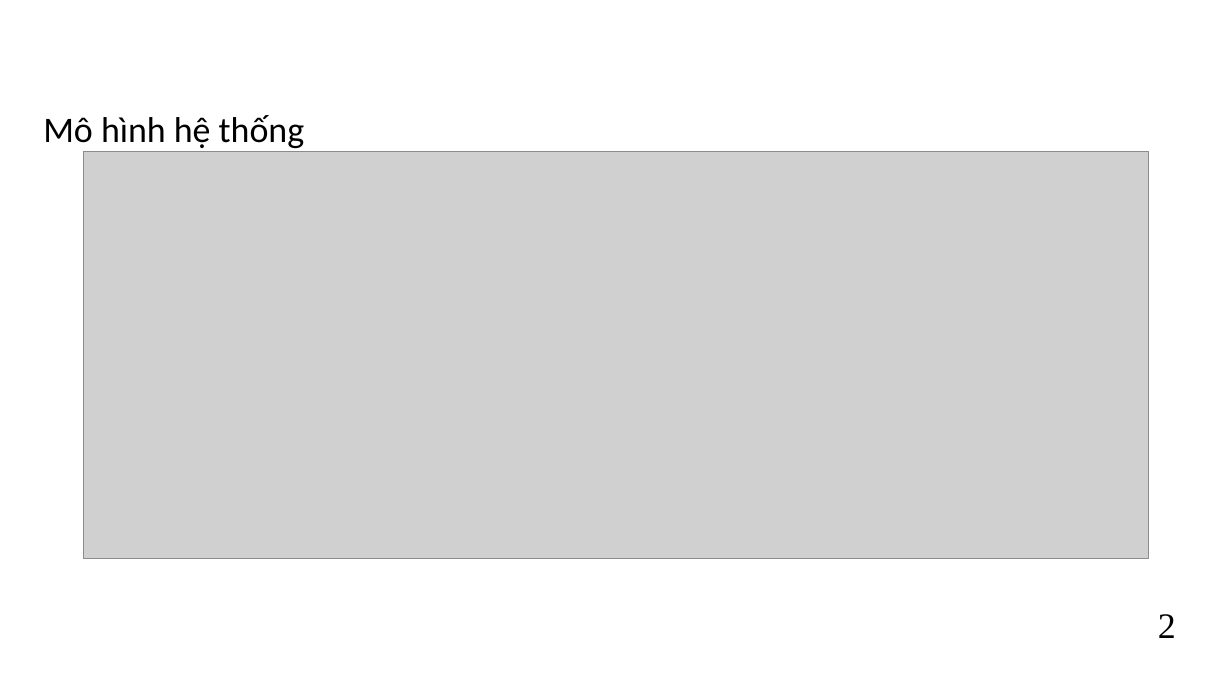
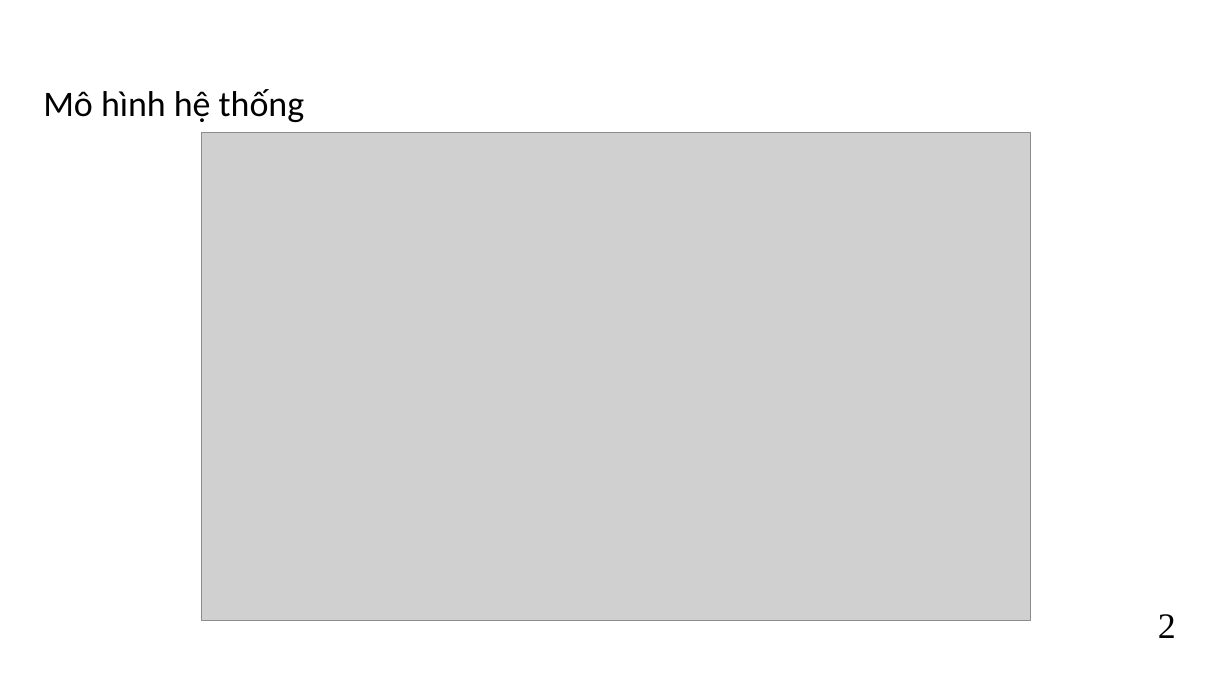
Before and after one commit to kurooroo/DATN, a slide deck: slide 5 of documents/Slide Đồ án tốt nghiệp_Nguyễn Tuấn Anh_REV1.pptx. Drawn at 1232x693 pixels with LibreOffice and Linux fonts; fonts in the diff are those of the drawing; grey boxes stand for pictures; background and template pictures are left out. Boxes give left, top, right and bottom in pixels: in the first picture for what was removed or moved away, otherwise in the second. Text is boxed around its words. In the diff, an @@ line names an element or a change of style, - is before the commit and + after.

```diff
--- a/documents/Slide Đồ án tốt nghiệp_Nguyễn Tuấn Anh_REV1.pptx
+++ b/documents/Slide Đồ án tốt nghiệp_Nguyễn Tuấn Anh_REV1.pptx
@@ text "Mô hình hệ thống": place and size @@
-text "Mô hình hệ thống" at bbox=[43, 115, 305, 148]
+text "Mô hình hệ thống" at bbox=[43, 89, 305, 122]
@@ picture: place and size @@
-picture at bbox=[84, 152, 1149, 559]
+picture at bbox=[201, 133, 1031, 622]
```
Also in this commit, not shown: 12 other slides changed, 3 other files.
